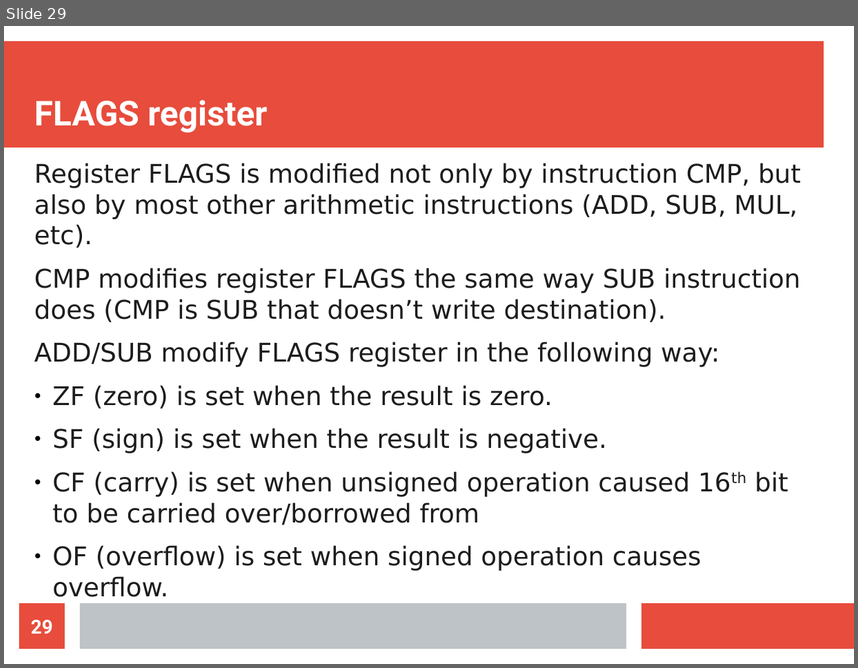
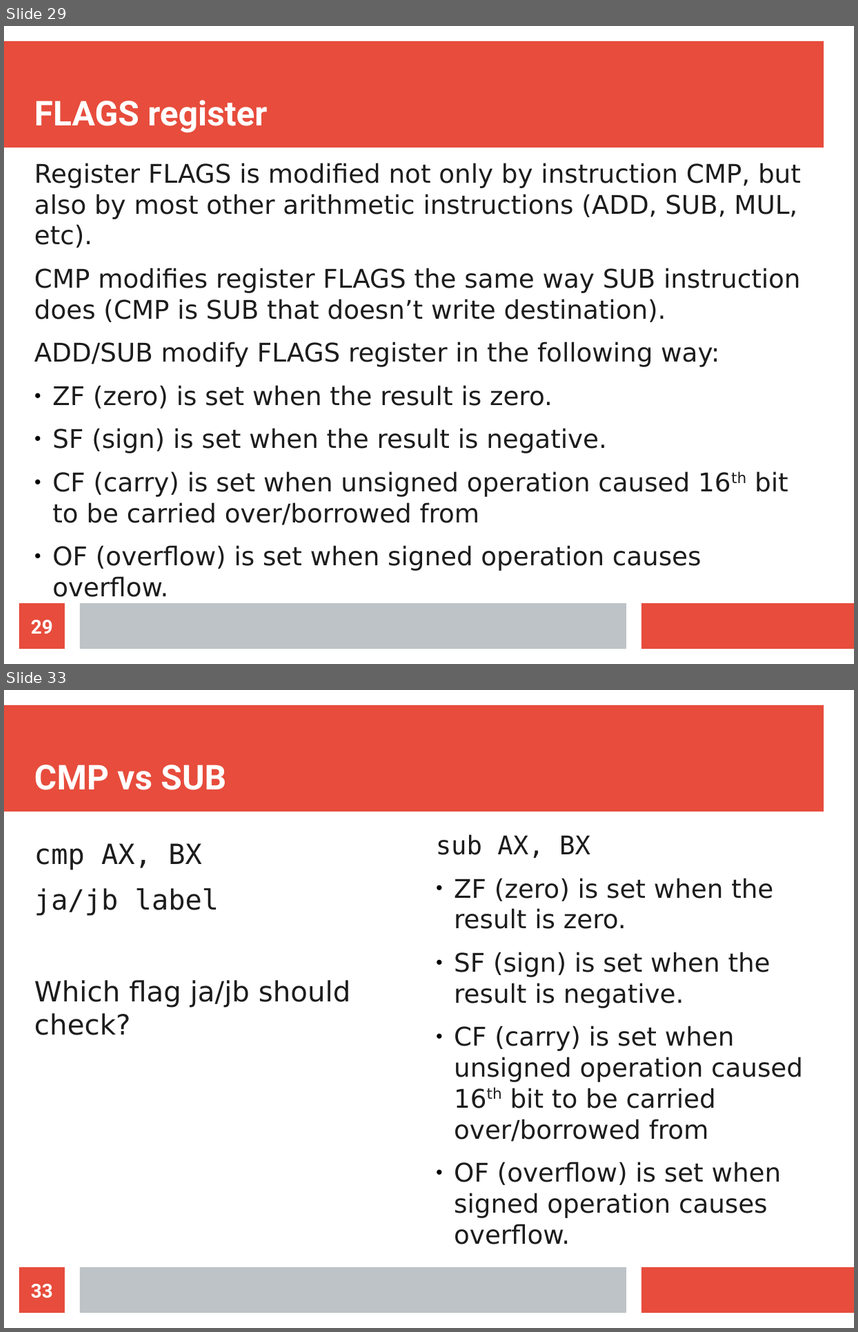
Before and after one commit to sorokin/cpp-course, a slide deck: lecture-1e.odp. Shown one above the other, each under a label of ours: slide 29 before the commit, slides 29 and 33 after it; the slides between them are not shown. The pictures are 858x668 and 858x1332 pixels, drawn with LibreOffice and Linux fonts; fonts in the diff are those of the drawing. Boxes give left, top, right and bottom in pixels: in the first picture for what was removed or moved away, otherwise in the second. Text is boxed around its words. In the diff, an @@ line names an element or a change of style, - is before the commit and + after.

```diff
--- a/lecture-1e.odp
+++ b/lecture-1e.odp
@@ slide 33 added at (4,690,854,1328), background #FFFFFF; not listed: 3 template elements that a slide beside it also shows @@
@@ title added at (34,765,226,790), 32 pt, text #FFFFFF, bold @@
+CMP vs SUB
@@ text added at (436,834,803,1244), 24.1 pt, text #1C1C1C @@
+sub AX, BX
+● ZF (zero) is set when the result is zero.
+● SF (sign) is set when the result is negative.
+● CF (carry) is set when unsigned operation caused 16th bit to be carried over/borrowed from
+● OF (overflow) is set when signed operation causes overflow.
@@ text added at (34,843,351,1035), 26 pt, text #1C1C1C @@
+cmp AX, BX
+ja/jb label
+Which flag ja/jb should check?
@@ page number added at (19,1267,65,1312), fill #E74C3C, 18 pt, text #FFFFFF, bold @@
+33
```
Also in this commit, not shown: 3 slides changed, 13 other slides added.
